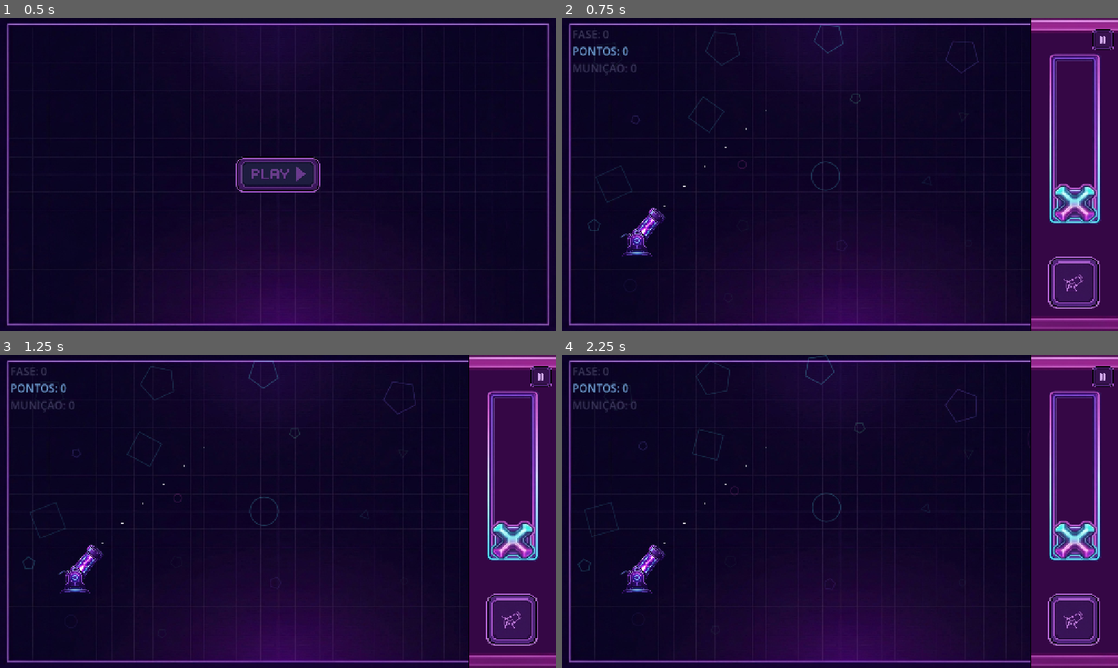
Above: before the commit, frames 1-4 (two rows, left to right).
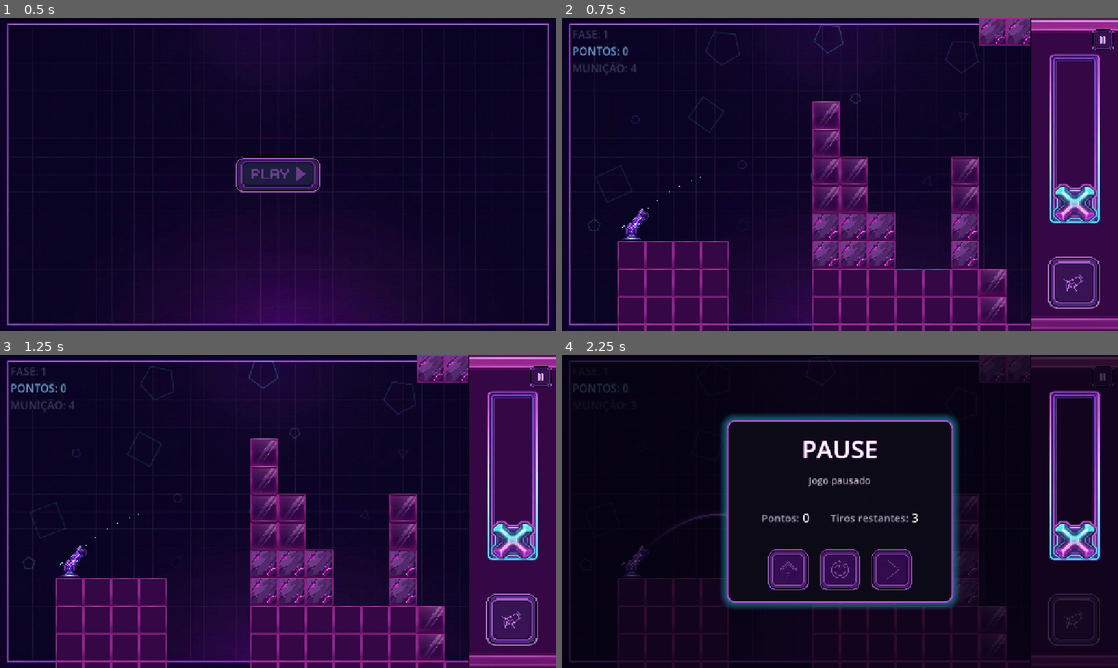
Above: after the commit, the same moments.

Repository: Zidan-09/Arc-Impact
Game: Godot game, scene res://screens/home.tscn
Two runs of this game, one before a commit and one after it. Both use one fixed random seed, a clock stepped at 60 frames per second and the inputs below.
Inputs (mouse positions are in pixels of both pictures, inside the frame that each line leads up to):
- Up to frame 1 (0.5 s): no input
- Up to frame 2 (0.75 s): click (840, 174) at 0.5 s
- Up to frame 3 (1.25 s): no input
- Up to frame 4 (2.25 s): click (1073, 621) at 1.25 s; click (1101, 376) at 2 s

Frame 1 is identical in both runs. In frame 2, 17% of the frame differs, in the area x 7-85%, y 0-100%; in frame 3, 17%; in frame 4, 38%, in the area x 0-100%, y 0-100%.
Error before the commit: Parse Error: Could not find type "Target" in the current scope. (res://screens/game.gd:24)

Commit message:
feat(target): new target class implemented

Diff:
--- /dev/null
+++ b/components/target/target.gd
@@ -0,0 +1,31 @@
+class_name Target
+extends StaticBody2D
+## Alvo da fase — 3 sprites compostos: `base` (estática), `ring` e
+## `portal`. Estes dois últimos giram em sentidos opostos de forma
+## infinita, direto em `_process(delta)`: mesmo padrão do background
+## (background_shapes.gd / floating_shape.gd) — incremental, sem Tween
+## e sem reinicialização, então não há pausa perceptível.
+## `hit()` é roteado pelo Bullet (bullet.gd:_route_hit) e emite
+## `target_hit`, a condição de vitória consumida por game.gd e
+## cannon_controller.gd.
+
+signal target_hit(body: Bullet)
+
+## Velocidade angular dos sprites animados (rad/s): 1 volta a cada ~6,3 s.
+## Em Godot a rotação positiva é horária, por isso o `ring` (anti-horário)
+## subtrai e o `portal` (horário) soma.
+const SPIN_SPEED := 1.0
+
+@onready var ring: Sprite2D = $ring
+@onready var portal: Sprite2D = $portal
+
+
+func _process(delta: float) -> void:
+	ring.rotation -= SPIN_SPEED * delta
+	portal.rotation += SPIN_SPEED * delta
+
+
+func hit(bullet: Bullet, _impact_position: Vector2 = Vector2.INF) -> void:
+	if not is_instance_valid(bullet):
+		return
+	target_hit.emit(bullet)
--- a/components/target/target.tscn
+++ b/components/target/target.tscn
@@ -1,13 +1,15 @@
 [gd_scene format=3 uid="uid://dgwwf5r7wr8u4"]
 
 [ext_resource type="Texture2D" uid="uid://dkafo6lr74gfr" path="res://assets/target/base.png" id="1_1esyr"]
+[ext_resource type="Script" uid="uid://ddt4yfoduxowk" path="res://components/target/target.gd" id="1_tgt"]
 [ext_resource type="Texture2D" uid="uid://dojm4h7254h0l" path="res://assets/target/central-portal.png" id="2_k1821"]
 [ext_resource type="Texture2D" uid="uid://dhncldxvc6576" path="res://assets/target/ring.png" id="3_kb34w"]
 
 [sub_resource type="CircleShape2D" id="CircleShape2D_dlv83"]
-radius = 150.40279
+radius = 260.7681
 
 [node name="target" type="StaticBody2D" unique_id=904624779]
+script = ExtResource("1_tgt")
 
 [node name="base" type="Sprite2D" parent="." unique_id=525108268]
 texture = ExtResource("1_1esyr")
Not shown, added: components/target/target.gd.uid
